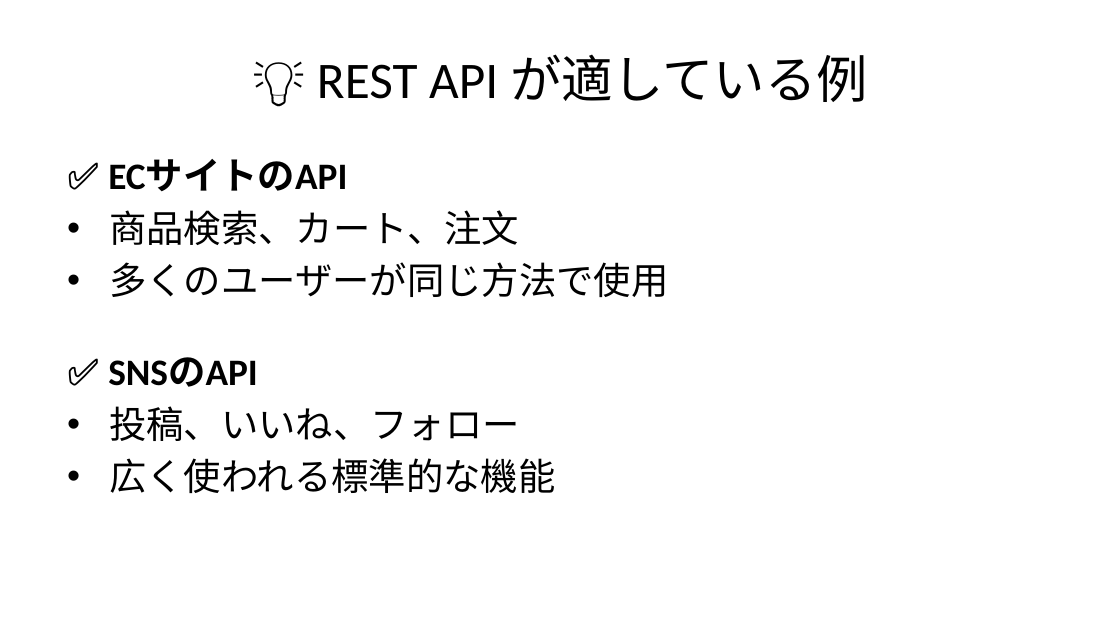
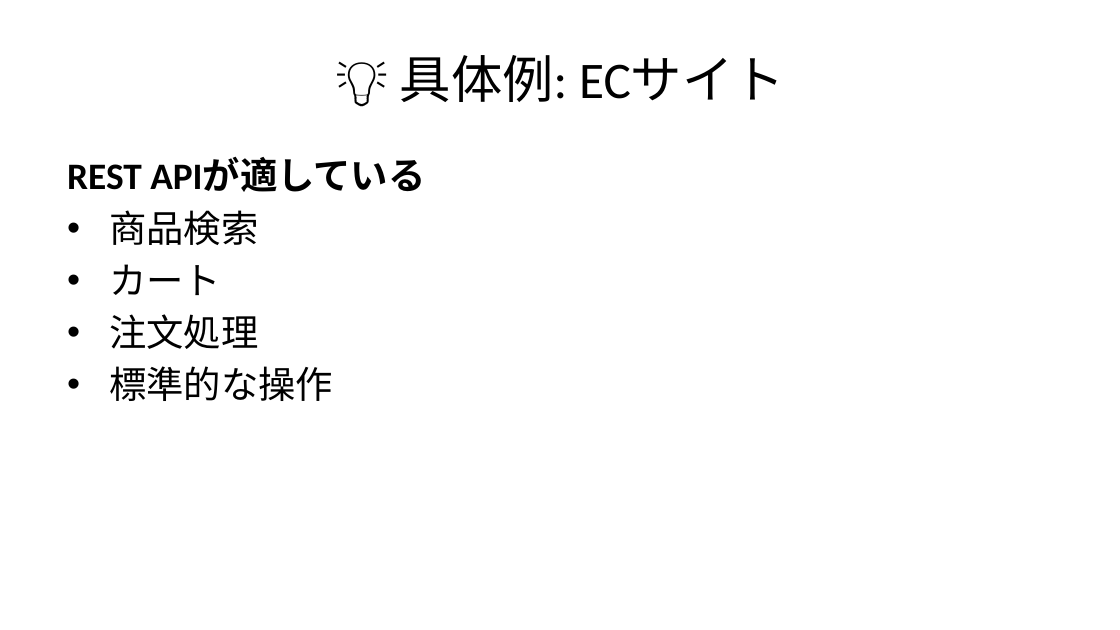
Before and after one commit to MasaoAsano/mcp-handson, a slide deck: slide 16 of chapter-01/quickguide.pptx (slide 15 before the commit). Drawn at 1120x630 pixels with LibreOffice and Linux fonts; fonts in the diff are those of the drawing. Boxes give left, top, right and bottom in pixels: in the first picture for what was removed or moved away, otherwise in the second. Text is boxed around its words. In the diff, an @@ line names an element or a change of style, - is before the commit and + after.

Commit message:
docs: Further simplify presentation text
- Reduce text per slide significantly
- Remove code blocks and technical details
- Shorten bullet points
- Split long content into more slides
- Ensure all text fits within slide boundaries

```diff
--- a/chapter-01/quickguide.pptx
+++ b/chapter-01/quickguide.pptx
@@ title at (400, 55, 785, 102): text changed @@
-💡 REST API が適している例
+💡 具体例: ECサイト
@@ text at (67, 158, 425, 401): text changed @@
-✅ ECサイトのAPI
-• 商品検索、カート、注文
-• 多くのユーザーが同じ方法で使用
-✅ SNSのAPI
-• 投稿、いいね、フォロー
-• 広く使われる標準的な機能
+REST APIが適している
+• 商品検索
+• カート
+• 注文処理
+• 標準的な操作
```
Also in this commit, not shown: 25 other slides changed, 4 slides added, 1 slide removed, 1 other file.
